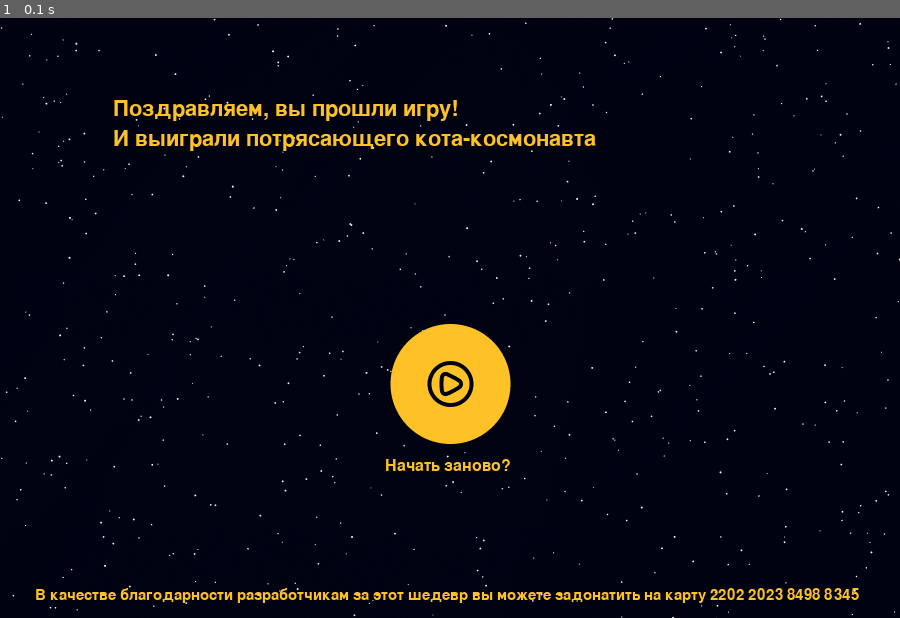
Above: before the commit, frame 1.
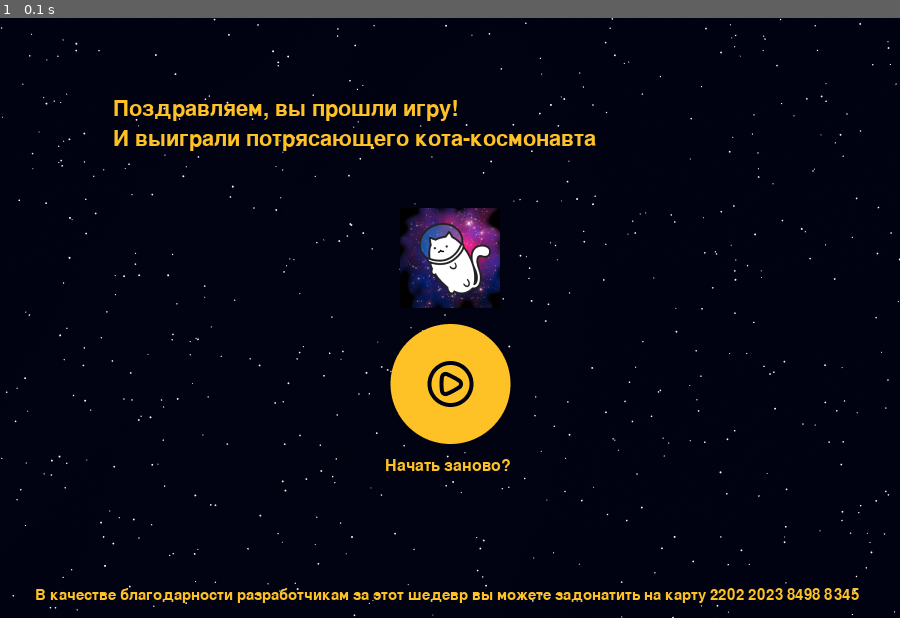
Above: after the commit, the same moment.

Repository: impanikaa/pygameProject
Game: pygame game, started from main.py
The game is run twice, just before and just after one commit, with the same random seed, the same clock (stepped at 60 frames per second) and the same inputs.
Inputs:
- Up to frame 1 (0.1 s): no input

The runs differ from the first frame. In frame 1, 1.6% of the frame differs, in the area x 44-56%, y 31-49%.

Commit message:
финальное окно + очистка бд (доработать)

Diff:
--- a/main.py
+++ b/main.py
@@ -702,7 +702,7 @@
         self.play_button_rect = pygame.Rect(390, 306, 120, 120)
         self.play_button_icon = pygame.image.load("data/start/play.png")
         self.cat_rect = pygame.Rect(400, 190, 100, 100)
-        self.cat_icon = pygame.image.load("data/finish/cat.png")
+        self.cat_icon = pygame.image.load("data/finish/cat.jpg")
 
     def handle_events(self, events):
         for event in events:
@@ -722,6 +722,7 @@
                                        "вы можете задонатить на карту 2202 2023 8498 8345", True, vivid_orange)
         screen.blit(text_money, (35, 570))
         screen.blit(self.play_button_icon, self.play_button_rect.topleft)
+        screen.blit(self.cat_icon, self.cat_rect.topleft)
 
 
 # Класс для предметов в магазине
@@ -1144,9 +1145,9 @@
             game_state_prev = p
         elif result == "clear_player_data":
             p = current_state
-            current_state = start
             game_state_prev = p
             clear_player_data()
+            current_state = start
         elif result == "back1":
             current_state = t
         elif result == "back2":
Binary file removed: data/finish/cat.png
Binary file changed: player_data.db
